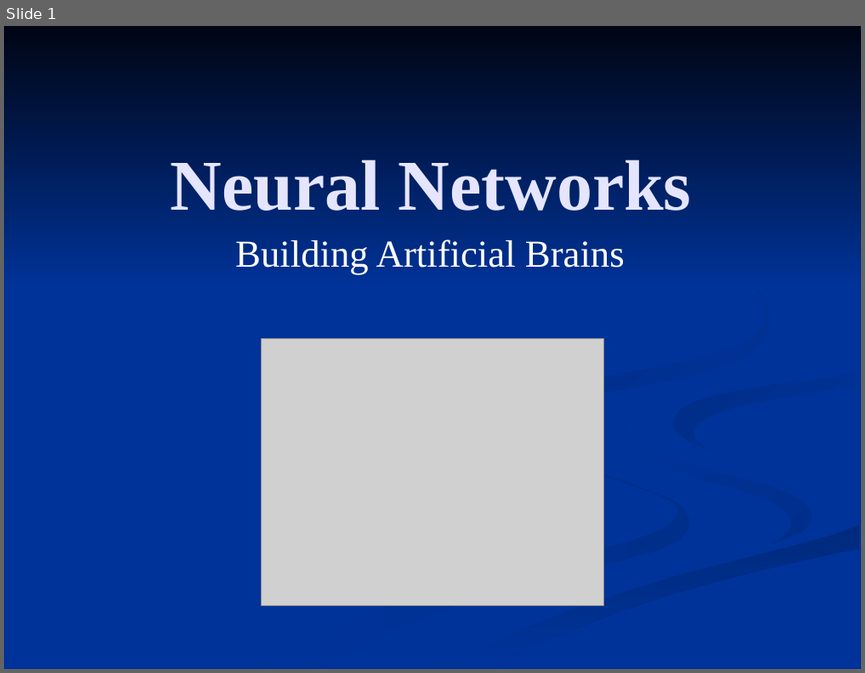
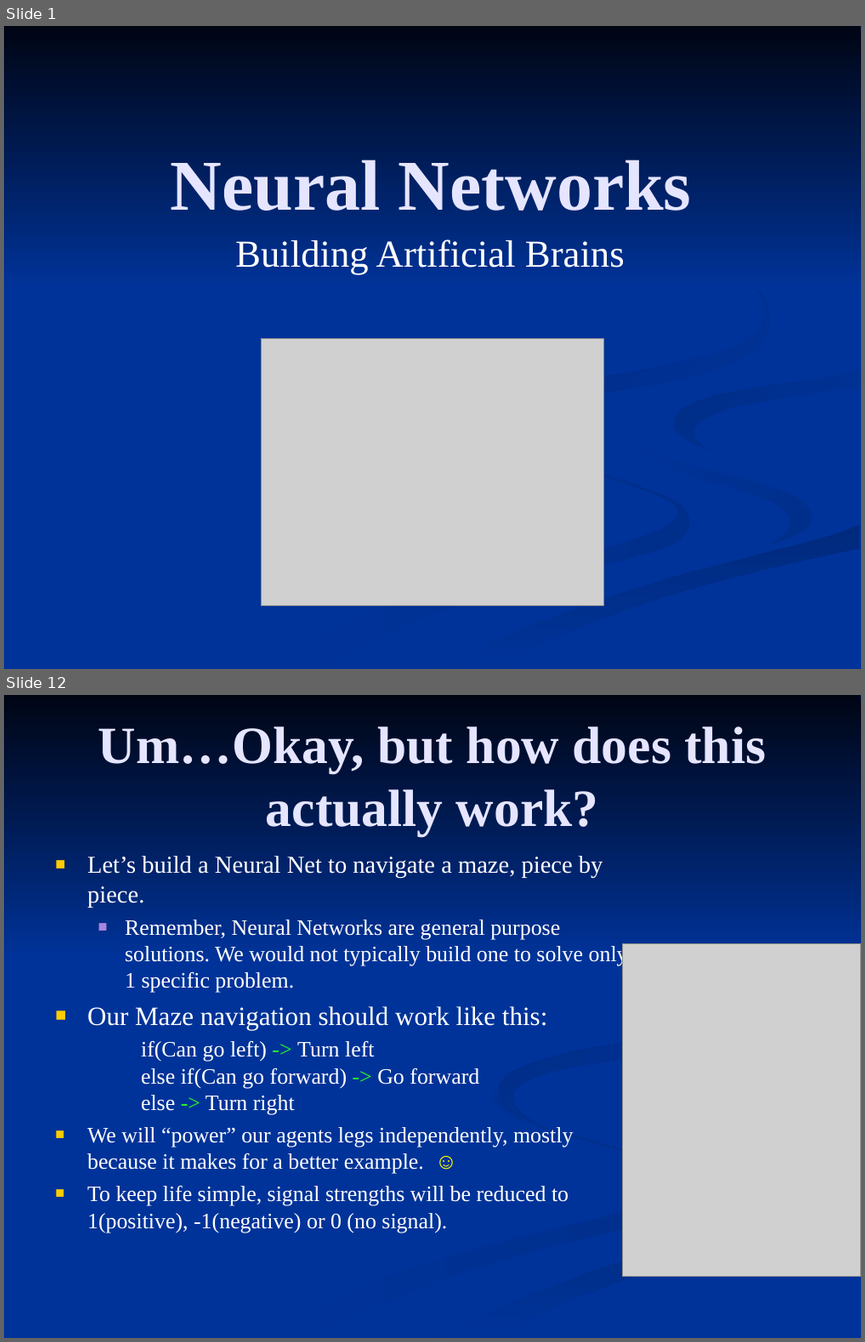
Before and after one commit to FleepyBeepy/Artificial-Intelligence, a slide deck: Lecture Slides/8.2 - Neural Networks.ppt. Shown one above the other, each under a label of ours: slide 1 before the commit, slides 1 and 12 after it; the slides between them are not shown. The pictures are 865x673 and 865x1342 pixels, drawn with LibreOffice and Linux fonts; fonts in the diff are those of the drawing; grey boxes stand for pictures. Boxes give left, top, right and bottom in pixels: in the first picture for what was removed or moved away, otherwise in the second. Text is boxed around its words. In the diff, an @@ line names an element or a change of style, - is before the commit and + after.

Commit message:
Updated Neural Network slides, hopefully easier to digest the concept.

```diff
--- a/Lecture Slides/8.2 - Neural Networks.ppt
+++ b/Lecture Slides/8.2 - Neural Networks.ppt
@@ slide 12 added at <box>4,695,861,1338</box>, background #003399; not listed: 5 template elements that a slide beside it also shows @@
@@ title added at <box>98,726,766,836</box>, 44 pt, text #E5E5FF, bold @@
+Um…Okay, but how does this actually work?
@@ text added at <box>87,856,628,1233</box>, 18.5 pt, text #FFFFFF @@
+■ Let’s build a Neural Net to navigate a maze, piece by piece.
+  ■ Remember, Neural Networks are general purpose solutions. We would not typically build one to solve only 1 specific problem.
+■ Our Maze navigation should work like this:
+  if(Can go left) -> Turn left
+  else if(Can go forward) -> Go forward
+  else -> Turn right
+■ We will “power” our agents legs independently, mostly because it makes for a better example. ☺
+■ To keep life simple, signal strengths will be reduced to 1(positive), -1(negative) or 0 (no signal).
@@ picture added at <box>623,943,861,1276</box> @@
```
Also in this commit, not shown: 3 other slides changed, 14 other slides added, 2 slides removed.
